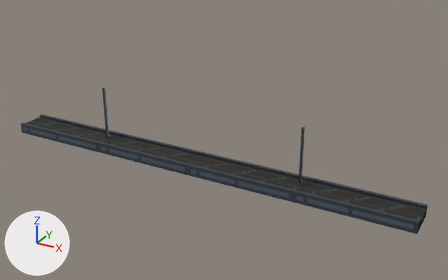
One commit to the glTF model game/assets/models/cable_tray.glb: the scene before it, then after it.
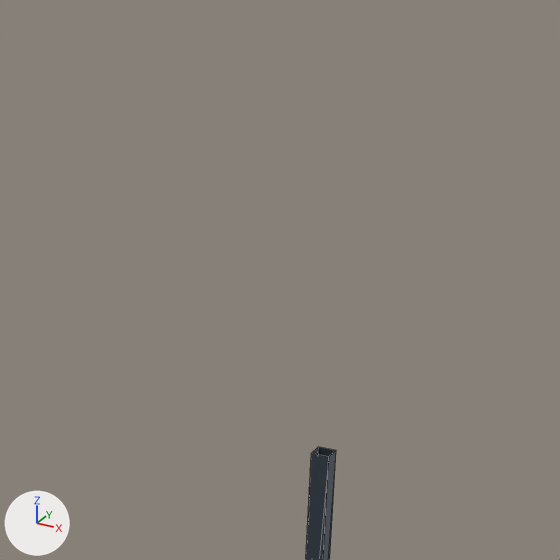
The first picture shows the older version from a camera (50 mm lens) standing at (2.65, -4.3, 5.49) and looking at (0.26, 0.05, 3.32). The close-ups show the older and then the newer version on the part from 58% to 75% of the width and 24% to 51% of the height of that picture. Only the edits that show in the close-ups are written down. The axes (+X, +Y, +Z) are drawn at lower left. The lights are the same throughout. The close-ups show mesh edges as thin lines. Where no turn or scale is listed for an object, it has been applied to the vertices. Vertices at exactly the same position are counted once.

The older version as bpy lines, for what is in view:
```python
me_cable_tray = bpy.data.meshes.new('cable_tray')
me_cable_tray.from_pydata(...)  # 40 vertices, 38 faces; spans x -2.0..2.0, y -0.15..0.15, z 3.0..3.6
# faces by material slot: [36, 2]
me_cable_tray.materials.append(mat_metal)  # picture img_metal
me_cable_tray.materials.append(mat_cable)  # picture img_cable
# before: 30 (1.01, 0.01, 3.6) at pixel (336, 450), 31 (1.01, -0.01, 3.6) at pixel (328, 456), 34 (0.99, -0.01, 3.6) at pixel (311, 453), 35 (0.99, 0.01, 3.6) at pixel (318, 446)
ob_cable_tray_mesh = bpy.data.objects.new('cable_tray mesh', me_cable_tray)
ob_cable_tray_mesh.location = (0.0, 0.0, 0.0)
```
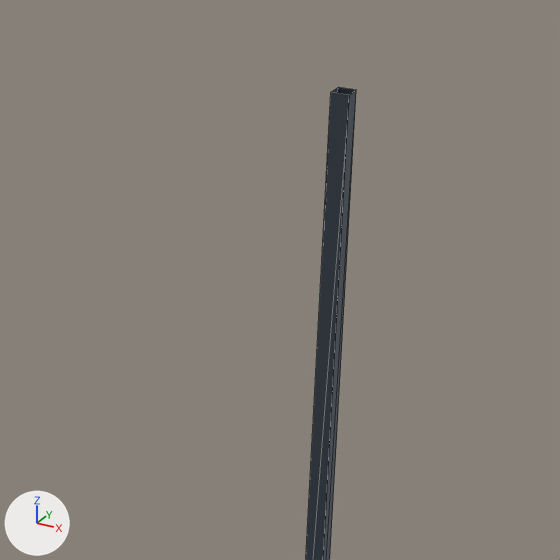
What changed in the scene script:
```text
Change me_cable_tray:
    used by ob_cable_tray_mesh; location = (0.0, 0.0, 0.0)
    remove me_cable_tray.from_pydata(...)  # 40 vertices, 38 faces; spans x -2.0..2.0, y -0.15..0.15, z 3.0..3.6
    add me_cable_tray.from_pydata(...)  # 40 vertices, 38 faces; spans x -2.0..2.0, y -0.15..0.15, z 3.0..4.0
    me_cable_tray part 1
    add for i in [30, 31, 34, 35]: me_cable_tray.vertices[i].co += Vector((0.0, 0.0, 0.4))
    other edits to the shape of me_cable_tray do not show in these pictures
```

Changed parts and their boxes (x1, y1, x2, y2) in the close-ups (560 x 560 px):
'cable_tray mesh', reshaped: before (306, 447, 336, 560); after (306, 87, 356, 560)
